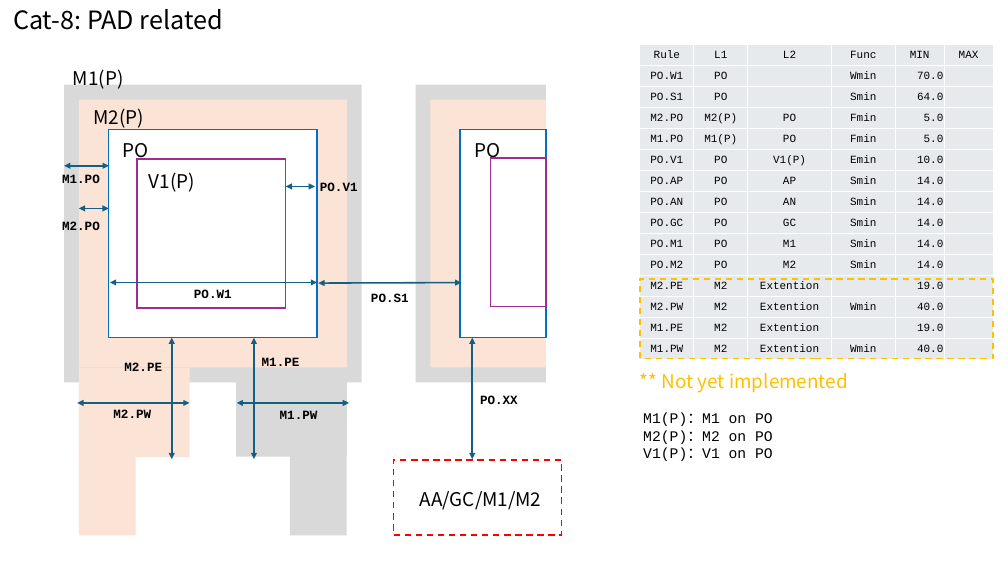
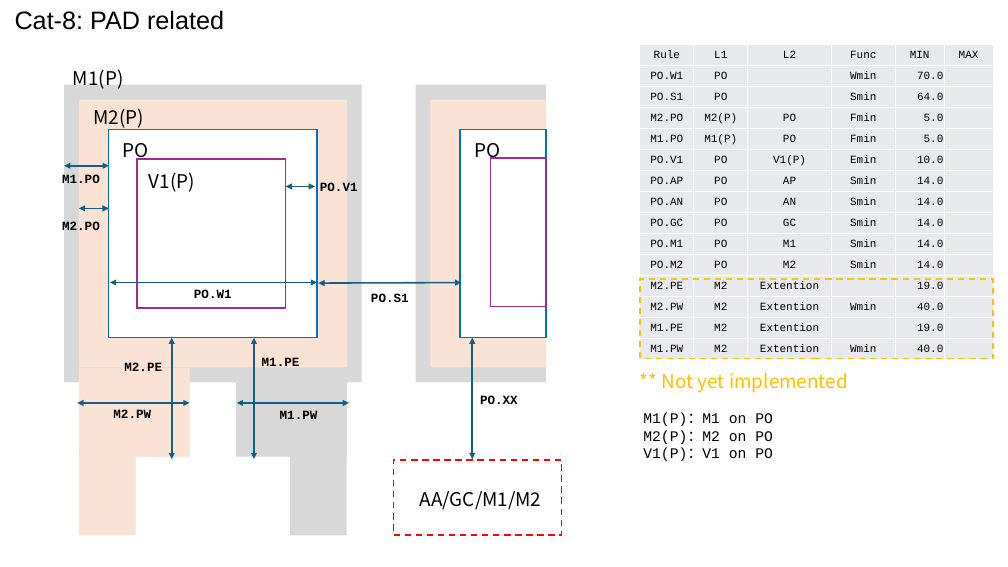
Before and after one commit to d-m-bailey/TR-1um, a slide deck: slide 10 of Document/TR-1um_DRC_summary.pptx. Drawn at 1008x567 pixels with LibreOffice and Linux fonts; fonts in the diff are those of the drawing. Boxes give left, top, right and bottom in pixels: in the first picture for what was removed or moved away, otherwise in the second. Text is boxed around its words. In the diff, an @@ line names an element or a change of style, - is before the commit and + after.

```diff
--- a/Document/TR-1um_DRC_summary.pptx
+++ b/Document/TR-1um_DRC_summary.pptx
@@ text "Cat-8: PAD related" at bbox=[15, 10, 224, 30]: font Noto Sans CJK JP to Arial @@
```
Also in this commit, not shown: 13 other slides changed, 7 other files.
